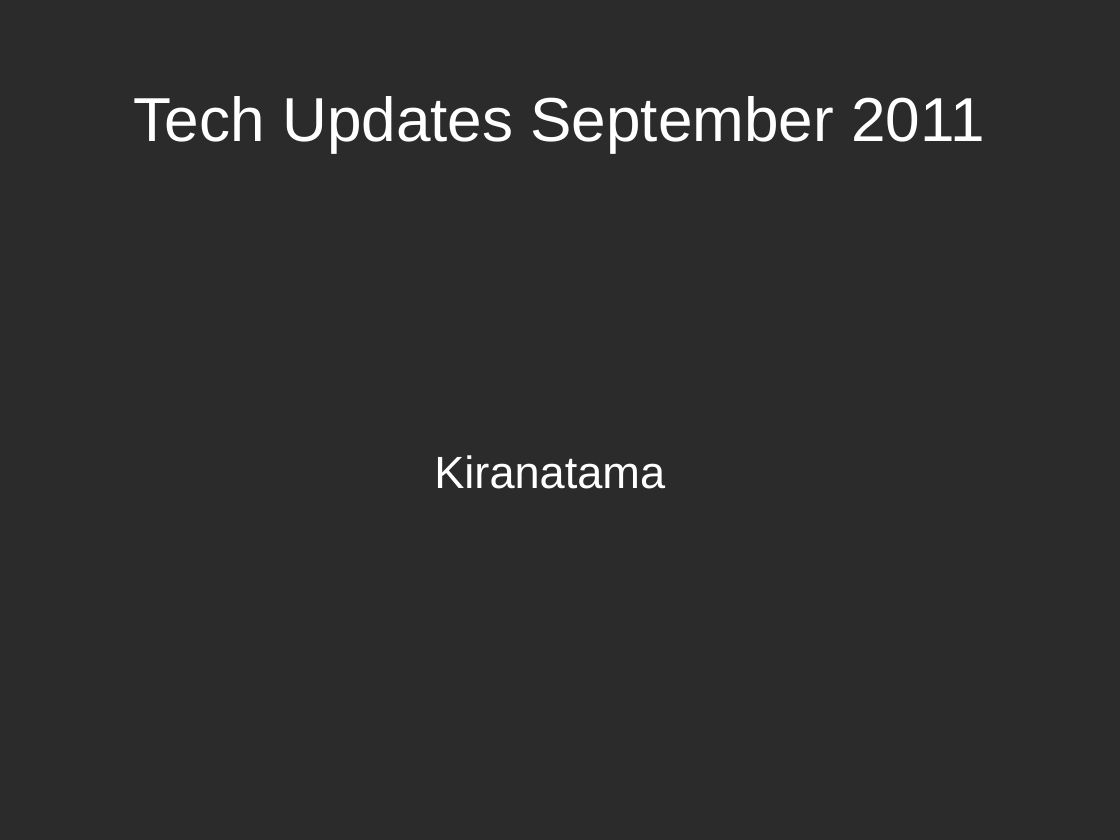
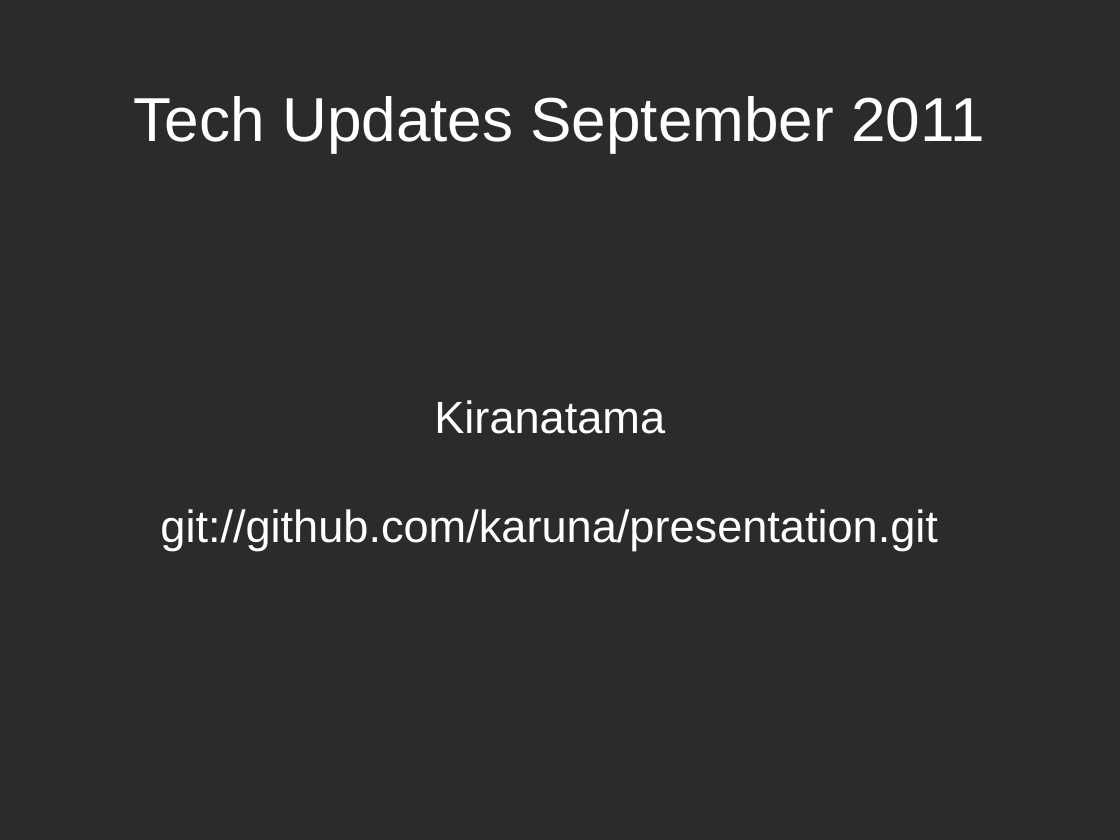
Before and after one commit to karuna/presentation, a slide deck: slide 1 of 20110919/rails3.1.odp. Drawn at 1120x840 pixels with LibreOffice and Linux fonts; fonts in the diff are those of the drawing; background and template pictures are left out; a plain dark background stands for a picture behind light text. Boxes give left, top, right and bottom in pixels: in the first picture for what was removed or moved away, otherwise in the second. Text is boxed around its words. In the diff, an @@ line names an element or a change of style, - is before the commit and + after.

Commit message:
add links to github

```diff
--- a/20110919/rails3.1.odp
+++ b/20110919/rails3.1.odp
@@ subtitle at (160,509,938,551): paragraph added @@
+git://github.com/karuna/presentation.git
```
